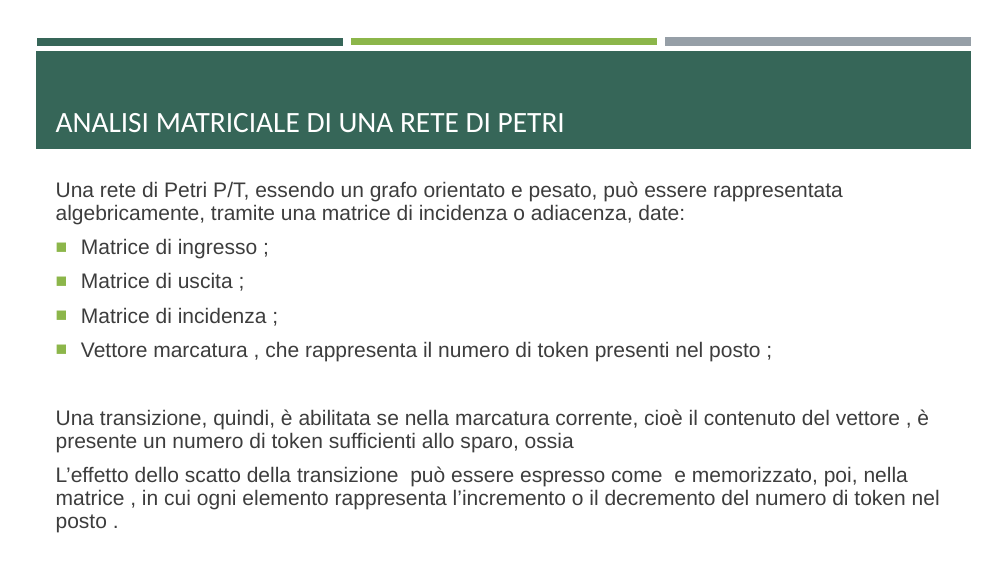
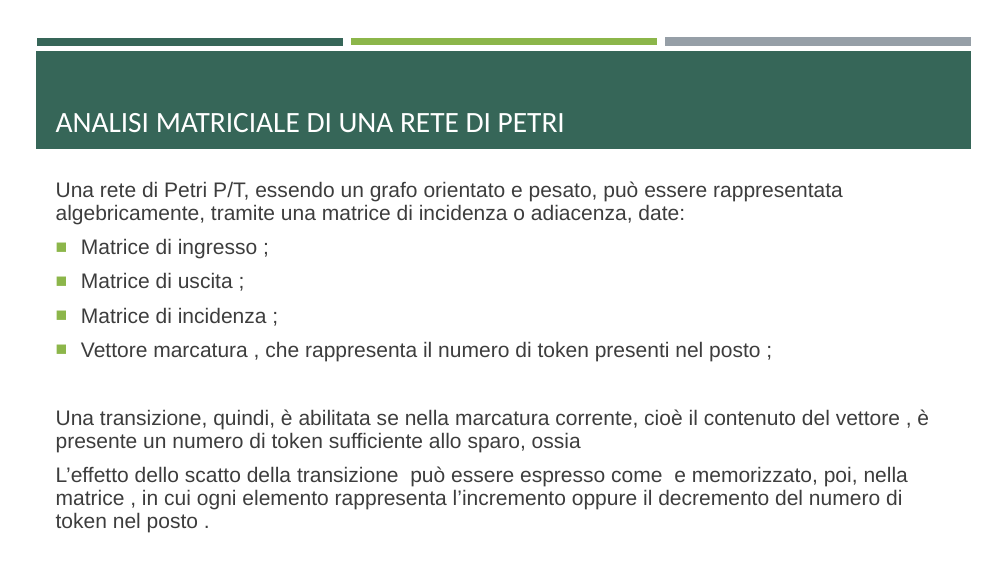
Before and after one commit to ivochan/RecirculatingPalletWarehouse, a slide deck: slide 23 of PresentazioneRetiPetriProgetto.odp. Drawn at 1008x567 pixels with LibreOffice and Linux fonts; fonts in the diff are those of the drawing. Boxes give left, top, right and bottom in pixels: in the first picture for what was removed or moved away, otherwise in the second. Text is boxed around its words. In the diff, an @@ line names an element or a change of style, - is before the commit and + after.

```diff
--- a/PresentazioneRetiPetriProgetto.odp
+++ b/PresentazioneRetiPetriProgetto.odp
@@ text at box(56, 409, 929, 532): text changed @@
-Una transizione, quindi, è abilitata se nella marcatura corrente, cioè il contenuto del vettore , è presente un numero di token sufficienti allo sparo, ossia
-L’effetto dello scatto della transizione può essere espresso come e memorizzato, poi, nella matrice , in cui ogni elemento rappresenta l’incremento o il decremento del numero di token nel posto .
+Una transizione, quindi, è abilitata se nella marcatura corrente, cioè il contenuto del vettore , è presente un numero di token sufficiente allo sparo, ossia
+L’effetto dello scatto della transizione può essere espresso come e memorizzato, poi, nella matrice , in cui ogni elemento rappresenta l’incremento oppure il decremento del numero di token nel posto .
```
Also in this commit, not shown: 20 other slides changed, 2 other files.
